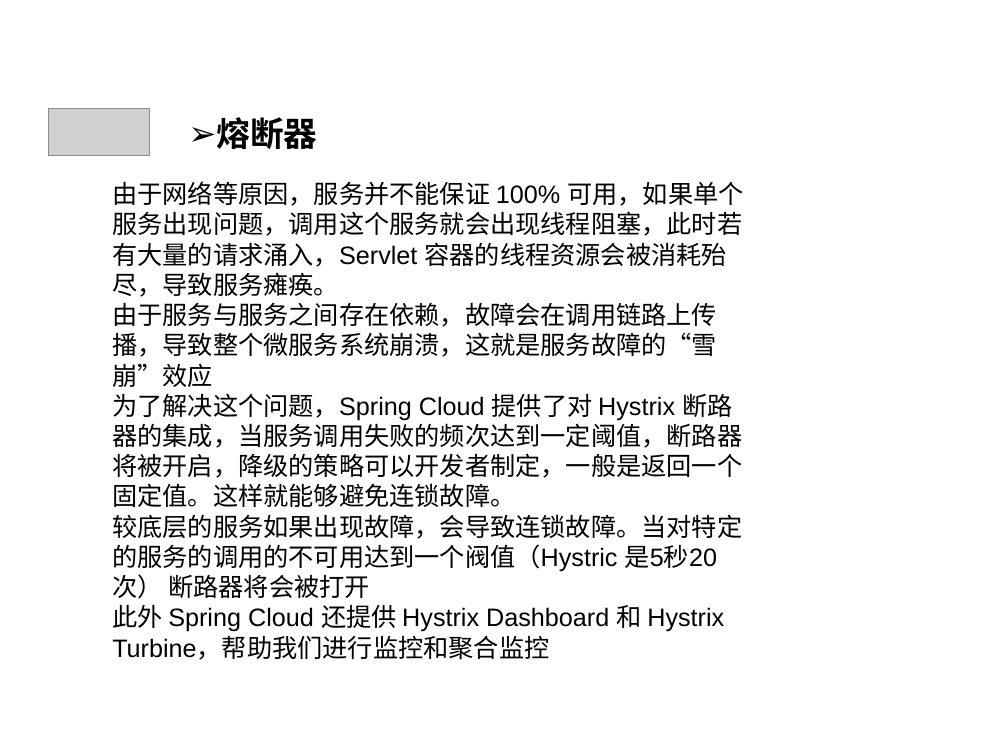
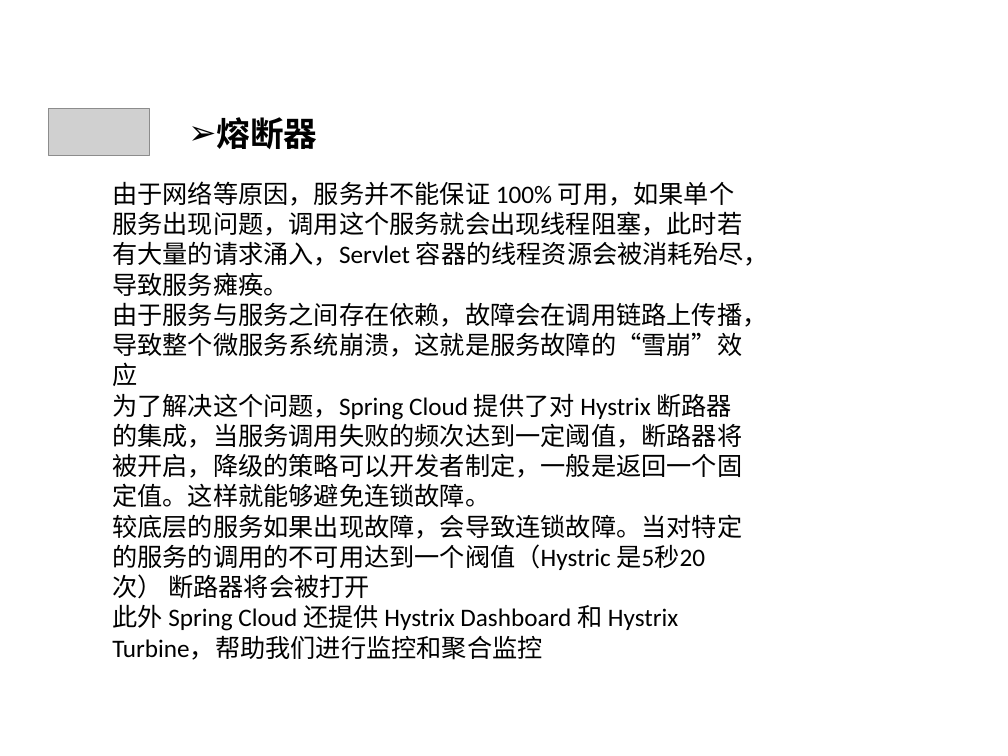
Before and after one commit to qbkken/spring_cloud, a slide deck: slide 2 of spring_cloud.ppt (slide 6 before the commit). Drawn at 1008x756 pixels with LibreOffice and Linux fonts; fonts in the diff are those of the drawing; grey boxes stand for pictures; background and template pictures are left out. Boxes give left, top, right and bottom in pixels: in the first picture for what was removed or moved away, otherwise in the second. Text is boxed around its words. In the diff, an @@ line names an element or a change of style, - is before the commit and + after.

```diff
--- a/spring_cloud.ppt
+++ b/spring_cloud.ppt
@@ text "熔断器" at (x1=217, y1=117, x2=318, y2=149): font Arial to Calibri @@
@@ text "由于网络等原因，服务并不能保证 100% 可用，如果单个服务出现问题，调用这个服务就会出现线程阻塞，此时若有大量的请求涌 ..." at (x1=112, y1=181, x2=769, y2=660): font Arial to Calibri @@
```
Also in this commit, not shown: 2 other slides changed, 5 slides added, 4 slides removed.
